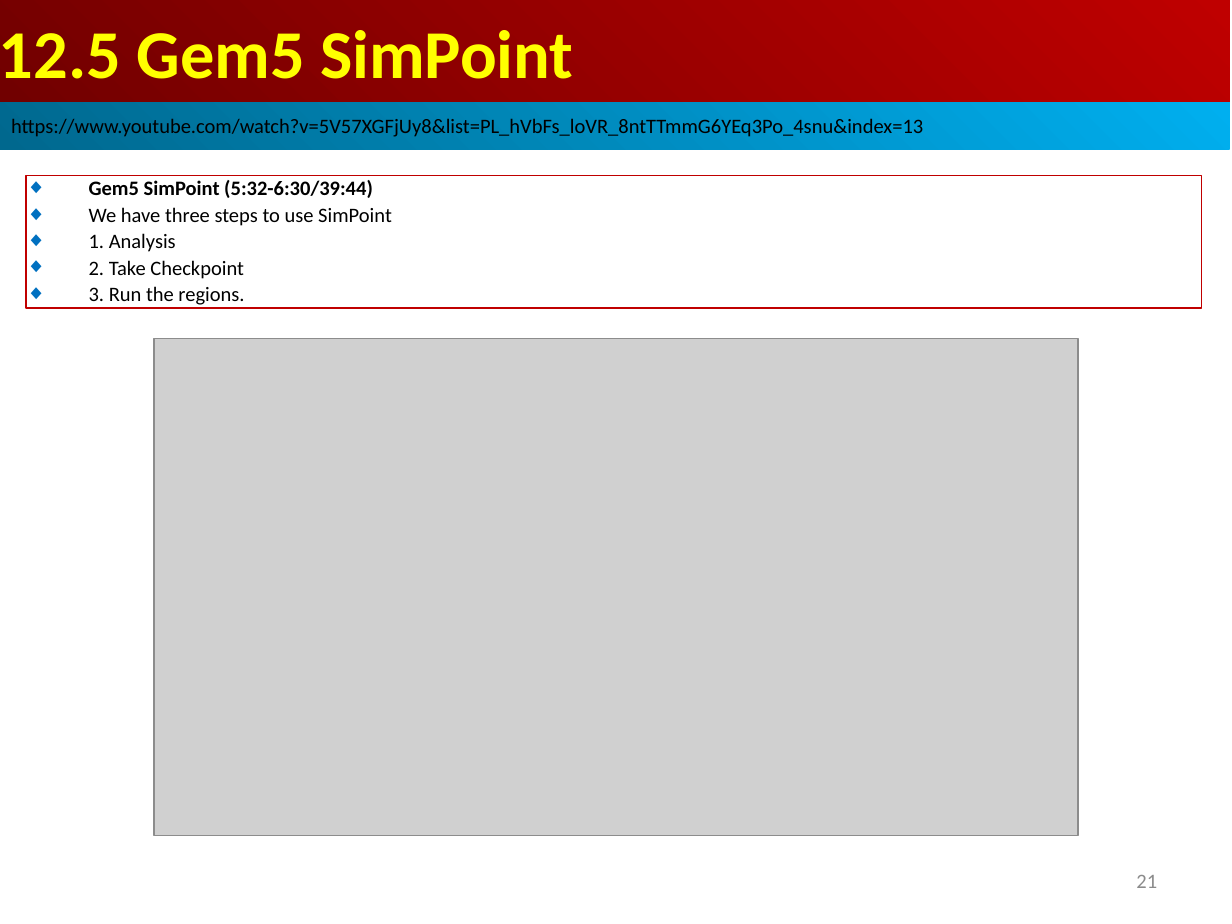
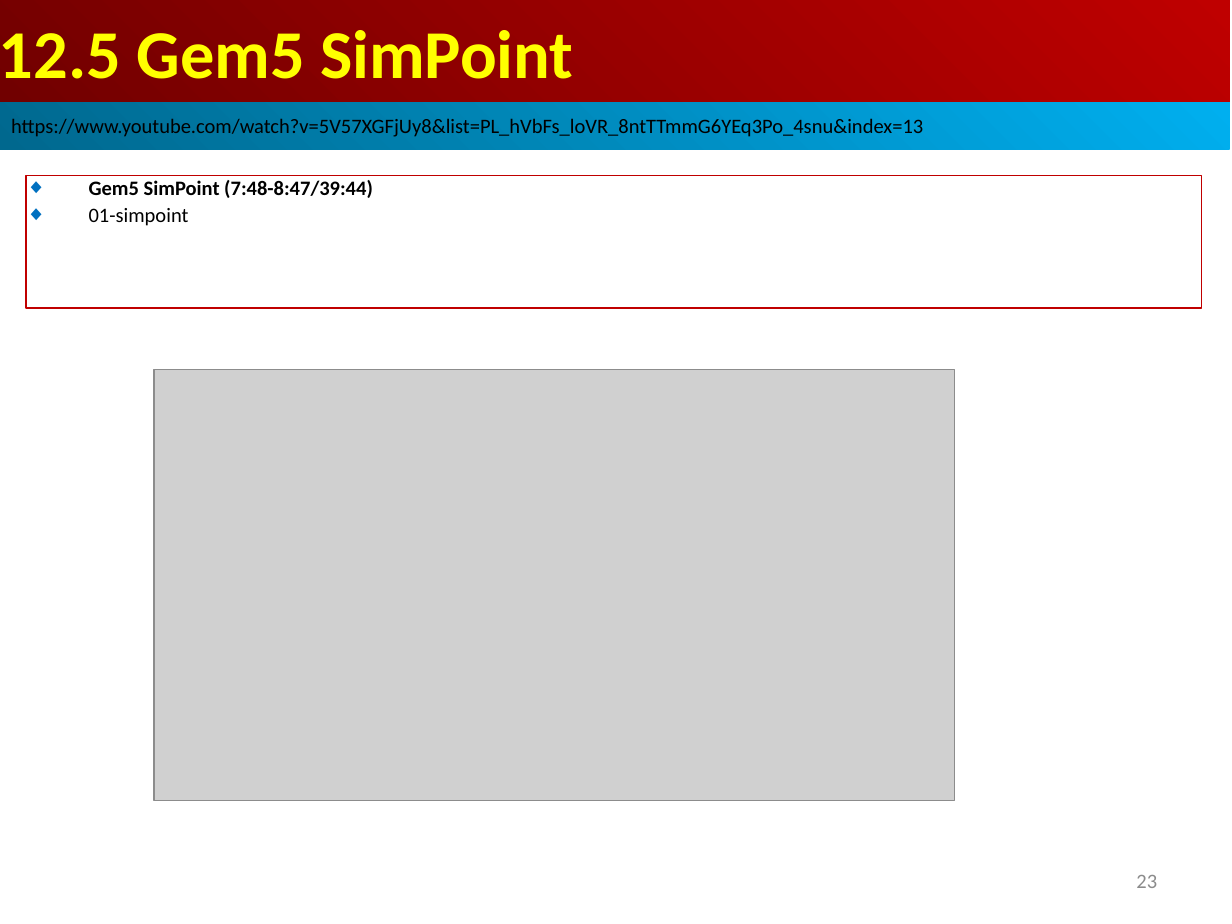
Before and after one commit to peterhchen/AIU_CS850_Gem5_McPAT, a slide deck: slide 23 of 050_Gem5/013.SampleSim/000_Video/013.SampleSim.ppt (slide 21 before the commit). Drawn at 1232x924 pixels with LibreOffice and Linux fonts; fonts in the diff are those of the drawing; grey boxes stand for pictures. Boxes give left, top, right and bottom in pixels: in the first picture for what was removed or moved away, otherwise in the second. Text is boxed around its words. In the diff, an @@ line names an element or a change of style, - is before the commit and + after.

```diff
--- a/050_Gem5/013.SampleSim/000_Video/013.SampleSim.ppt
+++ b/050_Gem5/013.SampleSim/000_Video/013.SampleSim.ppt
@@ text in rectangle at box(89, 180, 373, 226): text changed; bold on @@
-◆ Gem5 SimPoint (5:32-6:30/39:44)
-◆ We have three steps to use SimPoint
-◆ 1. Analysis
-◆ 2. Take Checkpoint
-◆ 3. Run the regions.
+◆ Gem5 SimPoint (7:48-8:47/39:44)
+◆ 01-simpoint
@@ picture: place and size @@
-picture at box(154, 339, 1078, 835)
+picture at box(154, 370, 955, 801)
@@ page number at box(1136, 875, 1157, 888): text changed @@
-21
+23
```
Also in this commit, not shown: 2 slides added.
